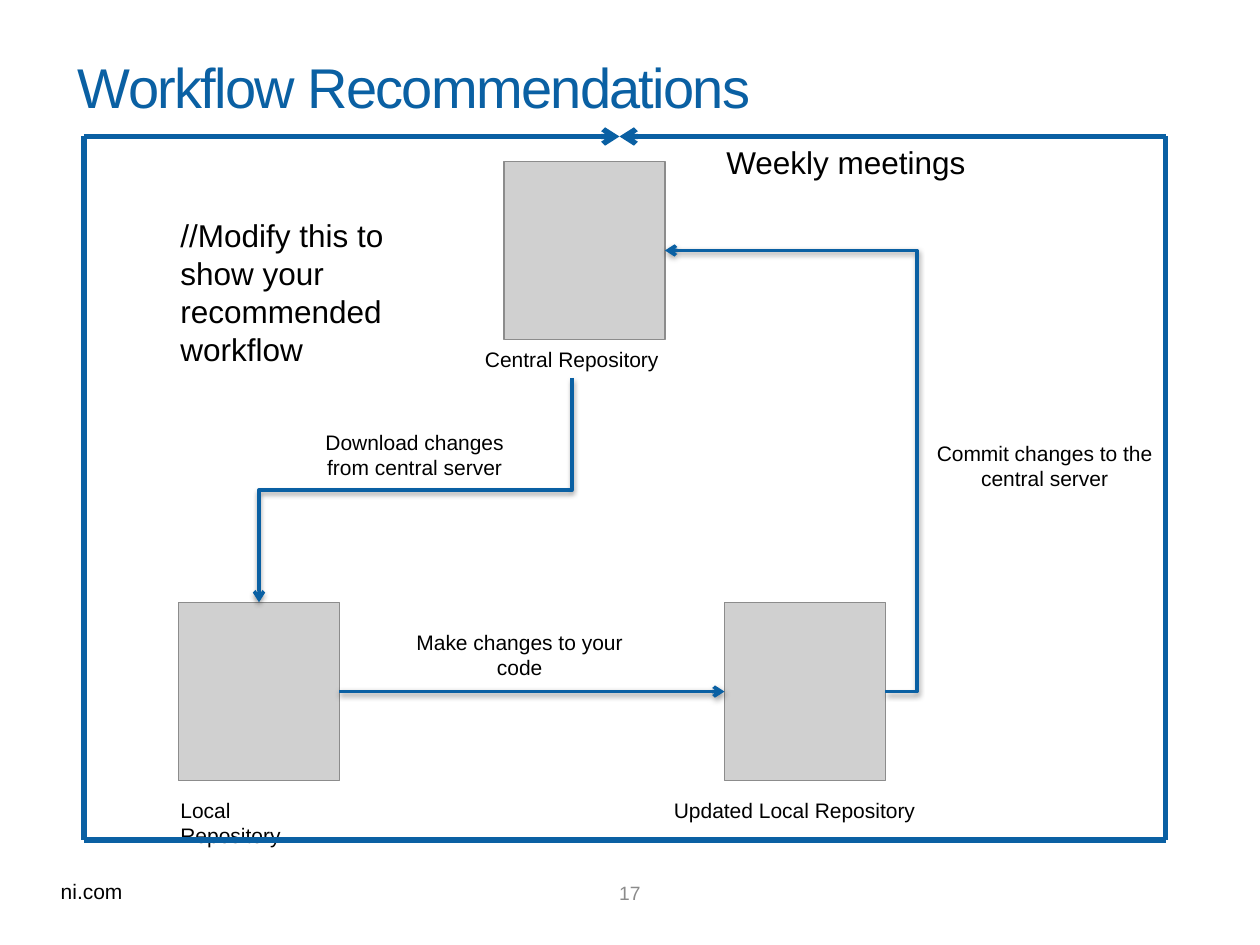
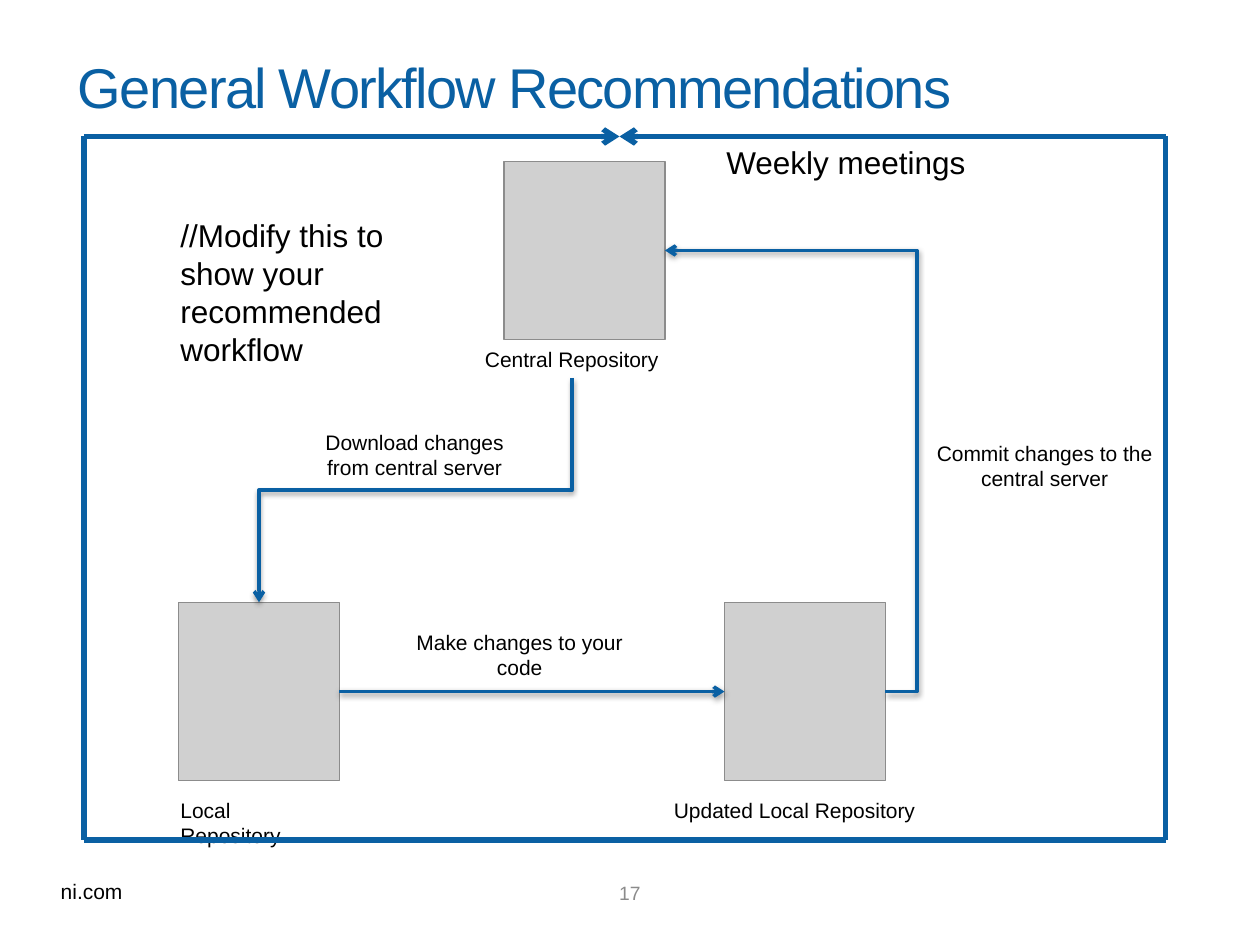
Before and after one commit to kimberlywenger/SCC, a slide deck: slide 17 of SCC Team Dev.pptx. Drawn at 1260x945 pixels with LibreOffice and Linux fonts; fonts in the diff are those of the drawing; grey boxes stand for pictures; background and template pictures are left out. Boxes give left, top, right and bottom in pixels: in the first picture for what was removed or moved away, otherwise in the second. Text is boxed around its words. In the diff, an @@ line names an element or a change of style, - is before the commit and + after.

```diff
--- a/SCC Team Dev.pptx
+++ b/SCC Team Dev.pptx
@@ title at [78,67,951,109]: text changed @@
-Workflow Recommendations
+General Workflow Recommendations
```
Also in this commit, not shown: 4 other slides changed, 5 slides added, 1 slide removed.
